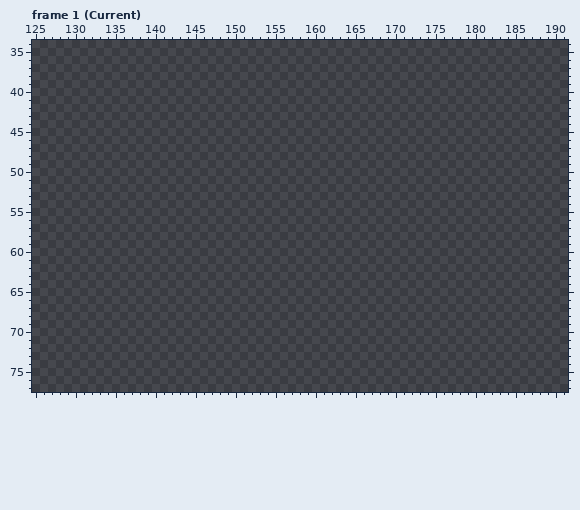
Two versions of one pixel-art file, graphics/source/palette.aseprite. The first picture shows the starting point.
192x143 pixels, 2 frames. Colours within 5 levels of each other are drawn and written as one. Shown: frame 1 (Current): x 125..191, y 34..77.
Visible layers, top first: "Layer 2" opacity 63%, "Layer 1".
Palette (. is transparent): 
Pixels before, frame 1 (Current) (only the part around the change), first column x 125:
37 ...................................................................
38 ...................................................................
39 ...................................................................
40 ...................................................................
41 ...................................................................
42 ...................................................................
43 ...................................................................
44 ...................................................................
45 ...................................................................
46 ...................................................................
47 ...................................................................
48 ...................................................................
49 ...................................................................
50 ...................................................................
51 ...................................................................
52 ...................................................................
53 ...................................................................
54 ...................................................................
55 ...................................................................
56 ...................................................................
57 ...................................................................
58 ...................................................................
59 ...................................................................
60 ...................................................................
61 ...................................................................
62 ...................................................................
63 ...................................................................
64 ...................................................................
65 ...................................................................
66 ...................................................................
67 ...................................................................
68 ...................................................................
69 ...................................................................
70 ...................................................................
71 ...................................................................
72 ...................................................................
73 ...................................................................
74 ...................................................................
75 ...................................................................
76 ...................................................................
77 ...................................................................
After:
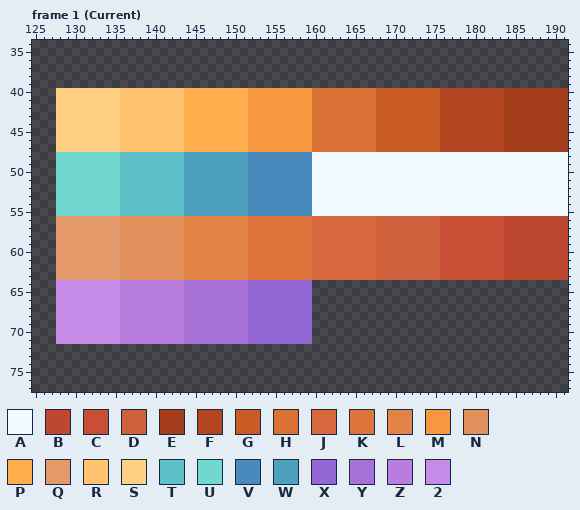
Colours new in this view: A #f0faff  B #bd472f  C #c84f36  D #d0603c  E #a53f1b  F #b2451f  G #ca5b25  H #da7134  J #d9683e  K #de743c  L #e38345  M #f7973f  N #e3915c  P #ffad4d  Q #e3996a  R #ffc36f  S #ffcf83  T #5fc0c9  U #71d8cf  V #4a89bb  W #4ea1be  X #9467d4  Y #a771d8  Z #b97cdf  2 #c68be6
Diff:
Frame 1 (Current), layers "Layer 2", "Layer 1":
The author put colour 2 in rows 64 to 71 at x 128 to 135.
The author put colour A in rows 48 to 55 at x 160 to 191.
The author put colour B in rows 56 to 63 at x 184 to 191.
The author put colour C in rows 56 to 63 at x 176 to 183.
The author put colour D in rows 56 to 63 at x 168 to 175.
The author put colour E in rows 40 to 47 at x 184 to 191.
The author put colour F in rows 40 to 47 at x 176 to 183.
The author put colour G in rows 40 to 47 at x 168 to 175.
The author put colour H in rows 40 to 47 at x 160 to 167.
The author put colour J in rows 56 to 63 at x 160 to 167.
The author put colour K in rows 56 to 63 at x 152 to 159.
The author put colour L in rows 56 to 63 at x 144 to 151.
The author put colour M in rows 40 to 47 at x 152 to 159.
The author put colour N in rows 56 to 63 at x 136 to 143.
The author put colour P in rows 40 to 47 at x 144 to 151.
The author put colour Q in rows 56 to 63 at x 128 to 135.
The author put colour R in rows 40 to 47 at x 136 to 143.
The author put colour S in rows 40 to 47 at x 128 to 135.
The author put colour T in rows 48 to 55 at x 136 to 143.
The author put colour U in rows 48 to 55 at x 128 to 135.
The author put colour V in rows 48 to 55 at x 152 to 159.
The author put colour W in rows 48 to 55 at x 144 to 151.
The author put colour X in rows 64 to 71 at x 152 to 159.
The author put colour Y in rows 64 to 71 at x 144 to 151.
The author put colour Z in rows 64 to 71 at x 136 to 143.
Pixel boxes of the changes (left, top, right, bottom) in both pictures:
added: (56, 88, 568, 344)
